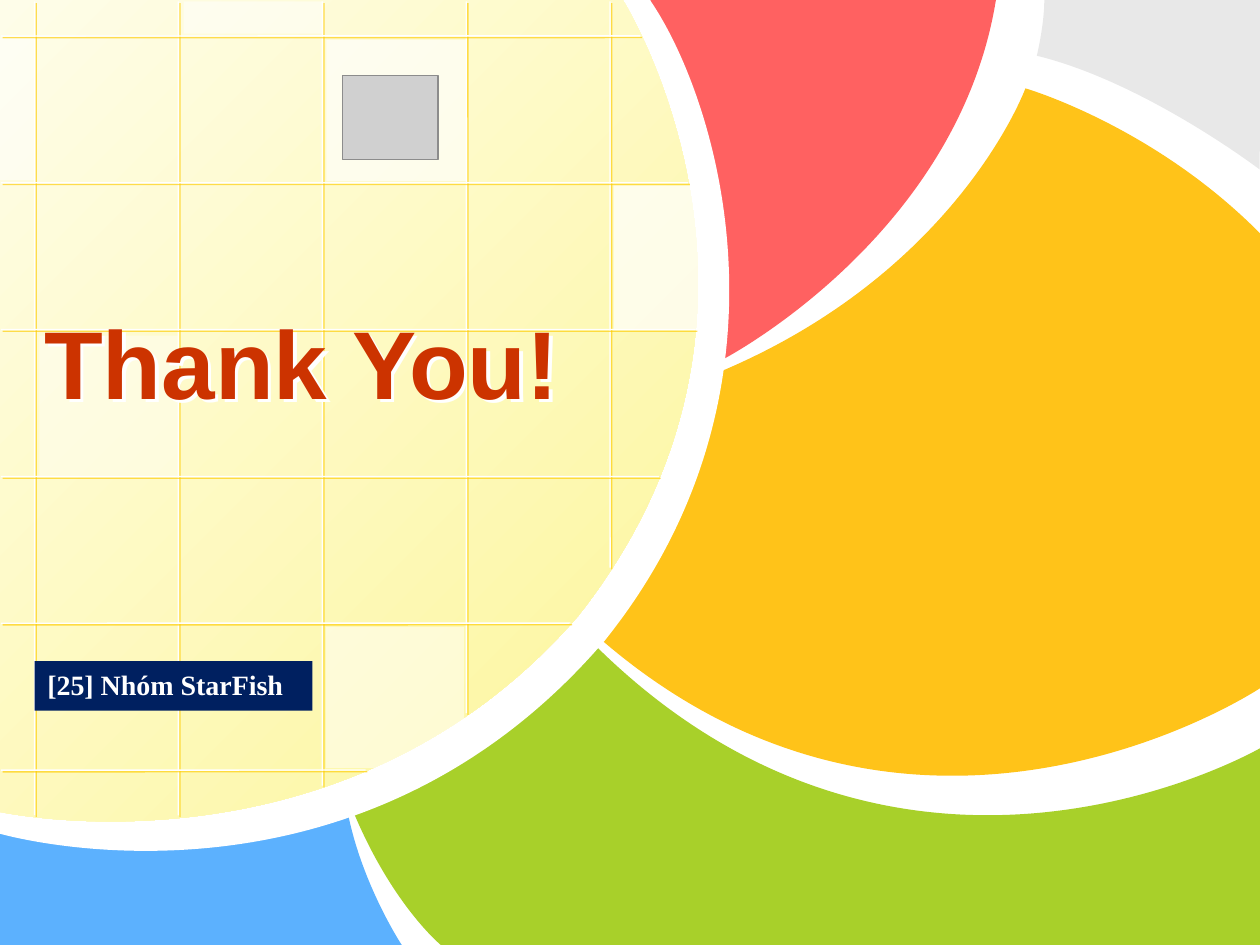
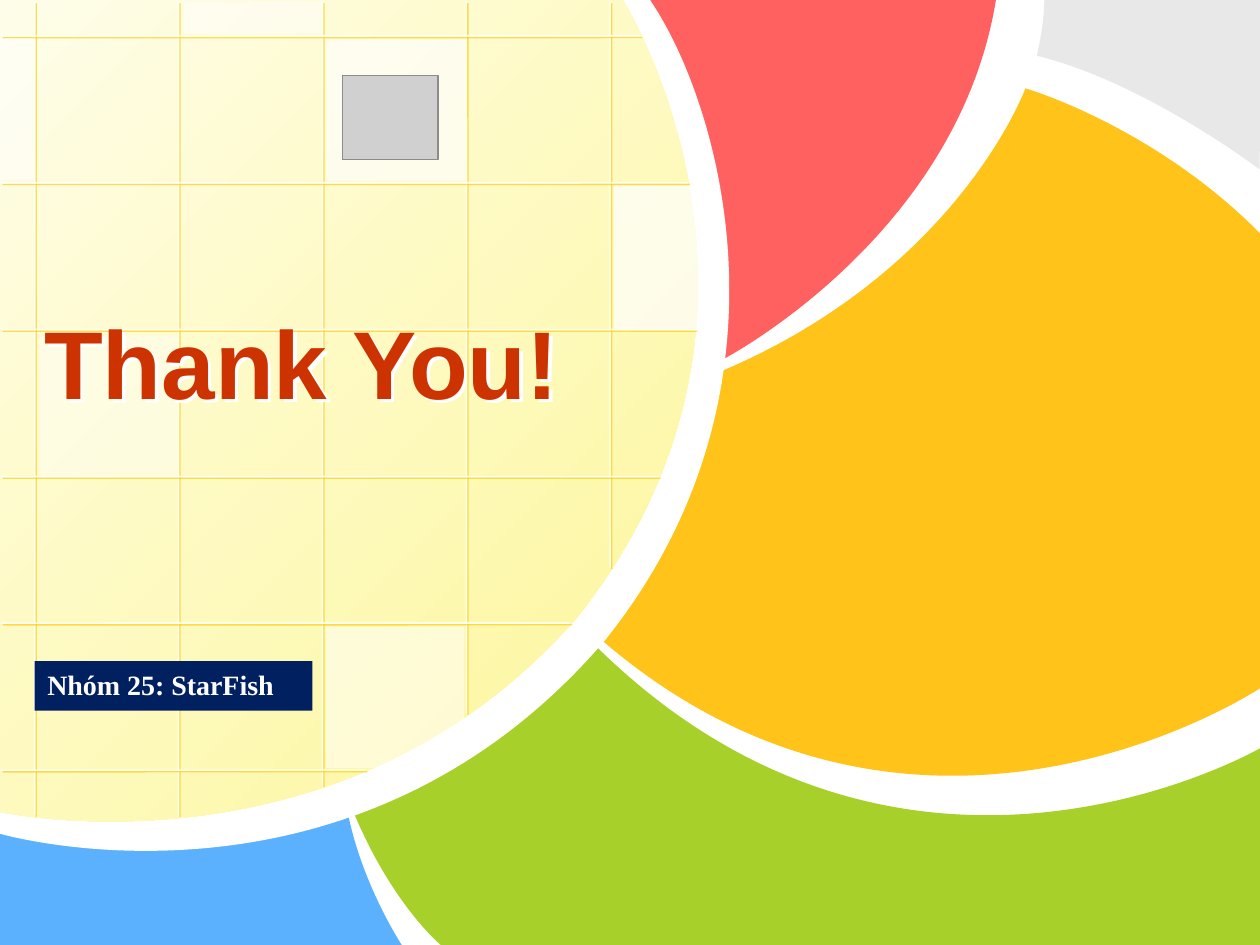
Before and after one commit to wycon/tkgd2008, a slide deck: slide 16 of PA4/4. Slide/WARM.pptx. Drawn at 1260x945 pixels with LibreOffice and Linux fonts; fonts in the diff are those of the drawing; grey boxes stand for pictures; background and template pictures are left out. Boxes give left, top, right and bottom in pixels: in the first picture for what was removed or moved away, otherwise in the second. Text is boxed around its words. In the diff, an @@ line names an element or a change of style, - is before the commit and + after.

```diff
--- a/PA4/4. Slide/WARM.pptx
+++ b/PA4/4. Slide/WARM.pptx
@@ subtitle at bbox=[47, 675, 273, 696]: text changed @@
-[25] Nhóm StarFish
+Nhóm 25: StarFish
```
Also in this commit, not shown: 15 other slides changed, 1 other file.
